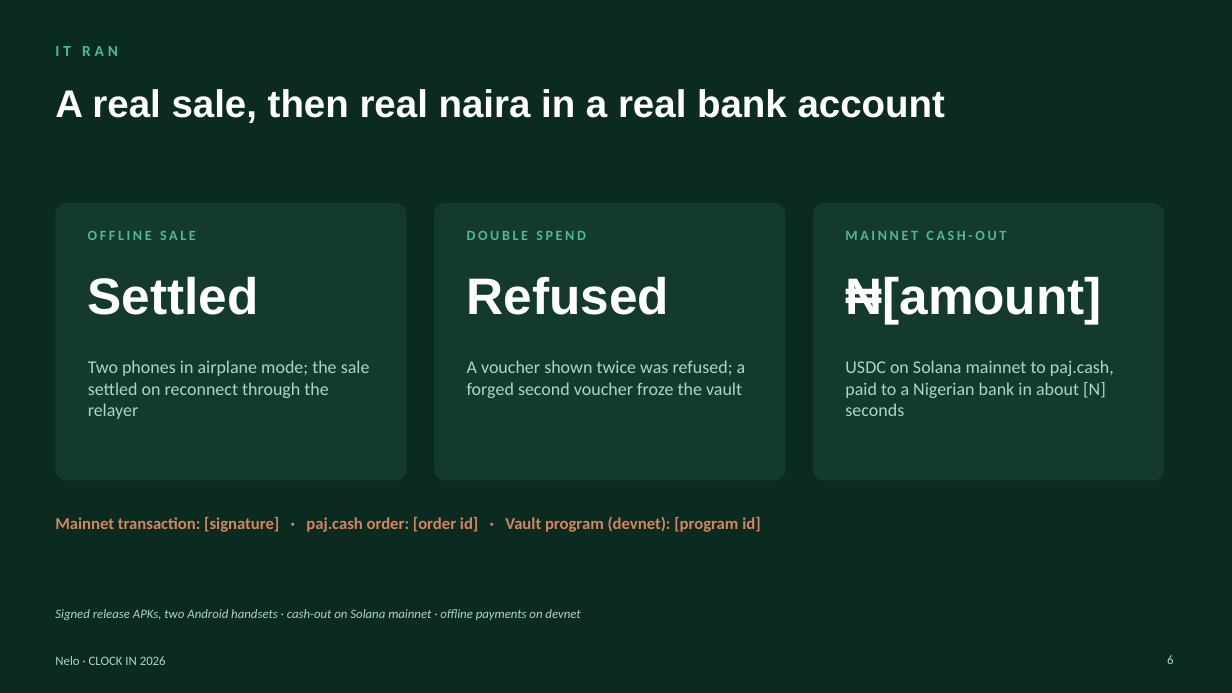
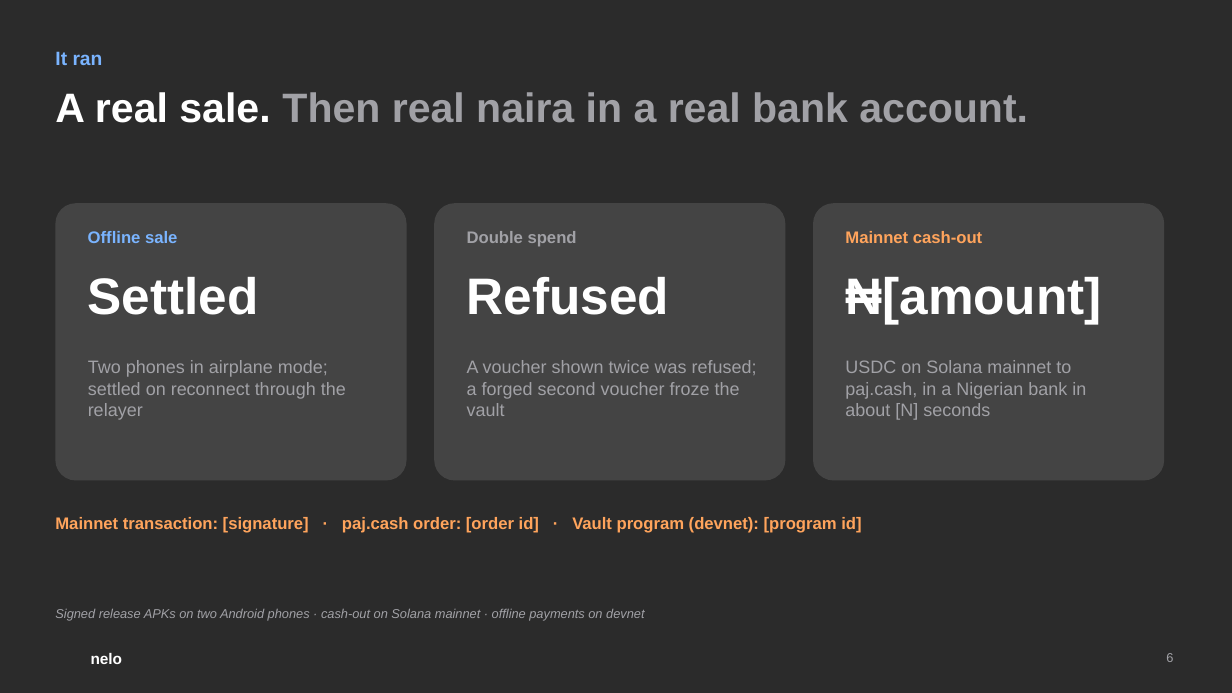
Before and after one commit to Udoka-AM/nelo, a slide deck: slide 6 of docs/deck/nelo-deck.pptx. Drawn at 1232x693 pixels with LibreOffice and Linux fonts; fonts in the diff are those of the drawing; background and template pictures are left out; a plain dark background stands for a picture behind light text. Boxes give left, top, right and bottom in pixels: in the first picture for what was removed or moved away, otherwise in the second. Text is boxed around its words. In the diff, an @@ line names an element or a change of style, - is before the commit and + after.

Commit message:
Deck in the site's brand; 300 businesses in year one; nelo pay revenue and services
The deck now uses the landing site's look: black aurora for the title, the
nelo pay slide and the close, light cards elsewhere, blue for business and
orange for nelo pay, two-tone headlines, the gradient mark, and the real app
stills in phone frames. The title is 'Every business can now take payments on
Solana. Even when the network is down.'

Year one is 300 businesses (100 in the first 90 days). A new slide sets out
nelo pay's services from month six: cash out, savings with yield, bills,
stocks and real-world assets, and an agent payments API, each with its fee
and launch month. A three-year projection adds their revenue, and agent
volume, to the business fees. UseAzza joins paj.cash as a payout partner with
9+ more currencies, declared as integration next. The video script follows
the new deck.

```diff
--- a/docs/deck/nelo-deck.pptx
+++ b/docs/deck/nelo-deck.pptx
@@ background #0B2A20 to picture (left out) @@
@@ text at (x1=55, y1=51, x2=103, y2=65): text changed; size 12 to 15 pt; font Calibri to Arial; text colour #4FB98F to #7AB4FF @@
-IT RAN
+It ran
@@ title at (x1=55, y1=92, x2=1028, y2=123): text changed; size 30 to 32 pt; text colour #FFFFFF to #A1A1A6 @@
-A real sale, then real naira in a real bank account
+A real sale. Then real naira in a real bank account.
@@ fill #143A2E to #FFFFFF at 12% opacity; proportions changed in 3 elements at (x1=55, y1=203, x2=407, y2=481), (x1=434, y1=203, x2=786, y2=481), (x1=813, y1=203, x2=1165, y2=481) @@
@@ text at (x1=88, y1=231, x2=177, y2=243): text changed; size 11 to 13 pt; font Calibri to Arial; text colour #4FB98F to #7AB4FF @@
-OFFLINE SALE
+Offline sale
@@ text at (x1=467, y1=231, x2=577, y2=247): text changed; size 11 to 13 pt; font Calibri to Arial; text colour #4FB98F to #A1A1A6 @@
-DOUBLE SPEND
+Double spend
@@ text at (x1=845, y1=231, x2=982, y2=243): text changed; size 11 to 13 pt; font Calibri to Arial; text colour #4FB98F to #FFA45C @@
-MAINNET CASH-OUT
+Mainnet cash-out
@@ text "A voucher shown twice was ..." at (x1=467, y1=360, x2=757, y2=416): font Calibri to Arial, text colour #A9D8C2 to #A1A1A6 @@
@@ text at (x1=88, y1=360, x2=346, y2=420): text changed; font Calibri to Arial; text colour #A9D8C2 to #A1A1A6 @@
-Two phones in airplane mode; the sale settled on reconnect through the relayer
+Two phones in airplane mode; settled on reconnect through the relayer
@@ text at (x1=845, y1=360, x2=1086, y2=420): text changed; font Calibri to Arial; text colour #A9D8C2 to #A1A1A6 @@
-USDC on Solana mainnet to paj.cash, paid to a Nigerian bank in about [N] seconds
+USDC on Solana mainnet to paj.cash, in a Nigerian bank in about [N] seconds
@@ text "Mainnet transaction: [signature] · paj.cash ..." at (x1=55, y1=517, x2=861, y2=533): font Calibri to Arial, text colour #D4855E to #FFA45C @@
@@ text at (x1=55, y1=609, x2=644, y2=620): text changed; font Calibri to Arial; text colour #A9D8C2 to #A1A1A6 @@
-Signed release APKs, two Android handsets · cash-out on Solana mainnet · offline payments on devnet
+Signed release APKs on two Android phones · cash-out on Solana mainnet · offline payments on devnet
@@ text removed at (x1=55, y1=656, x2=166, y2=665) @@
-Nelo · CLOCK IN 2026
@@ text added at (x1=91, y1=653, x2=123, y2=664), 12 pt, text #FFFFFF, bold @@
+nelo
@@ page number at (x1=1166, y1=653, x2=1173, y2=662): font Calibri to Arial, text colour #A9D8C2 to #A1A1A6 @@
```
Also in this commit, not shown: 11 other slides changed, 5 slides added, 3 slides removed, 1 other file.
